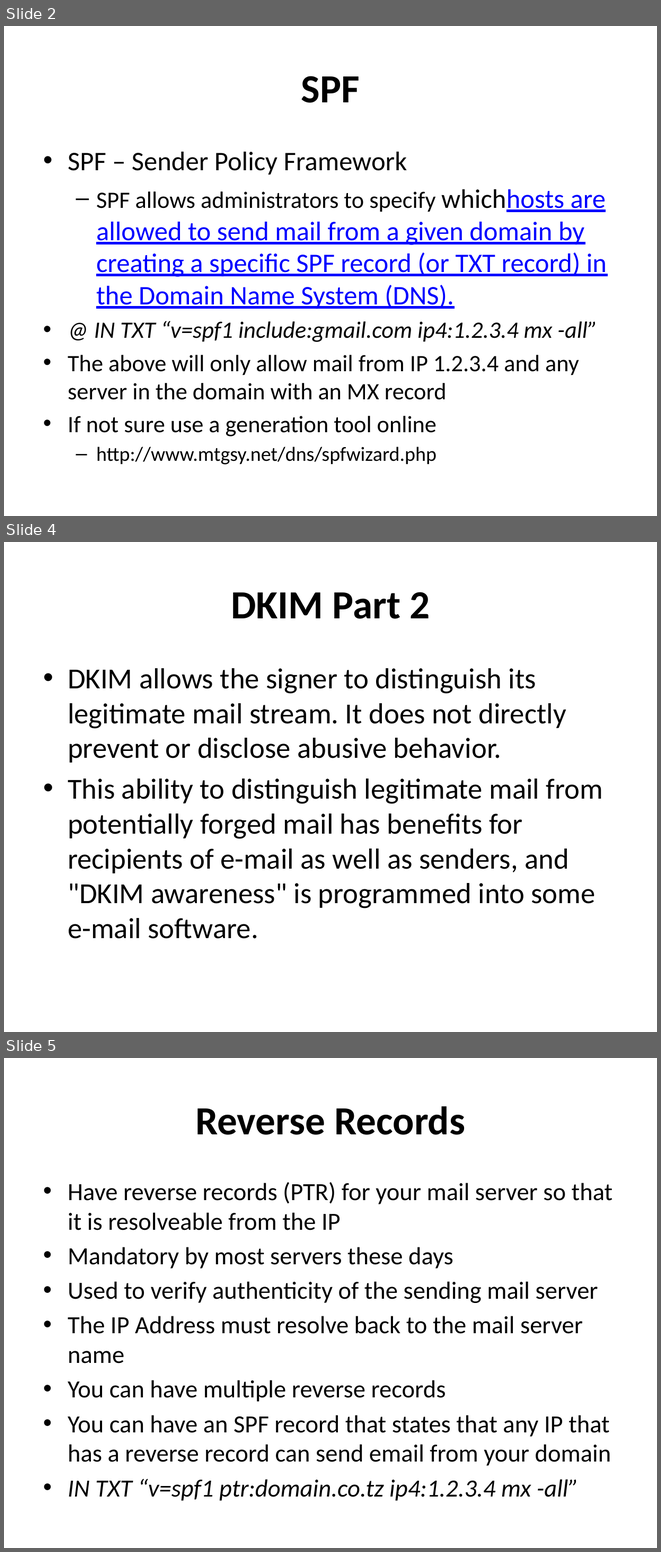
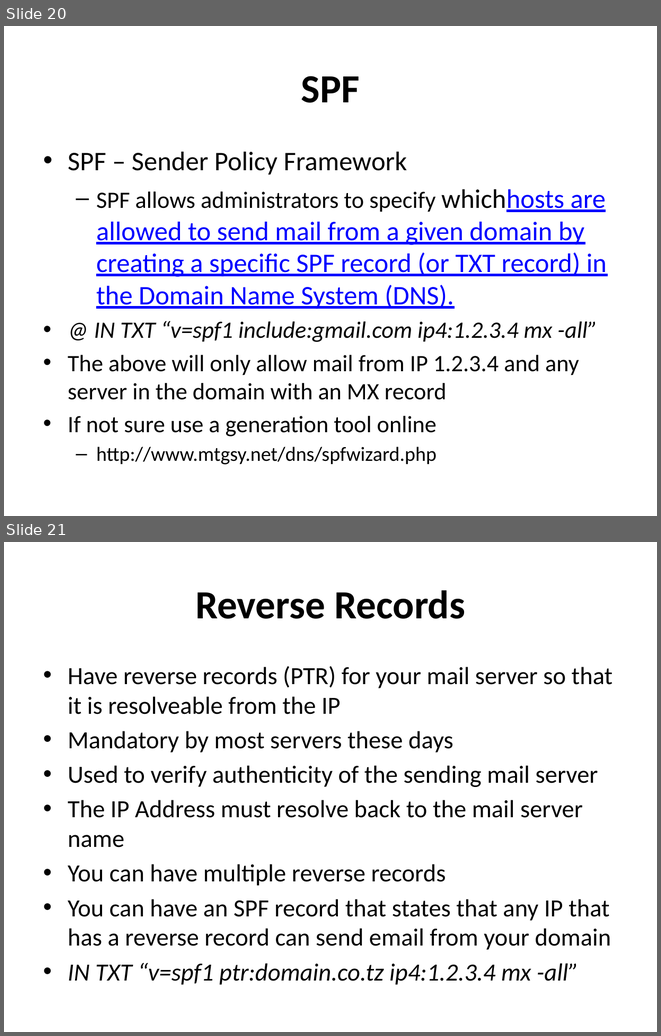
Before and after one commit to afnog/sse, a slide deck: postfix/postfix-mailgateway-debian.pptx. Shown one above the other, each under a label of ours: slides 2, 4 and 5 before the commit, slides 20 and 21 after it; the slides between them are not shown. The pictures are 661x1552 and 661x1036 pixels, drawn with LibreOffice and Linux fonts; fonts in the diff are those of the drawing. Boxes give left, top, right and bottom in pixels: in the first picture for what was removed or moved away, otherwise in the second. Text is boxed around its words. In the diff, an @@ line names an element or a change of style, - is before the commit and + after.

```diff
--- a/postfix/postfix-mailgateway-debian.pptx
+++ b/postfix/postfix-mailgateway-debian.pptx
@@ slide 4 removed at (x1=4, y1=542, x2=657, y2=1032), background #FFFFFF @@
@@ title removed at (x1=231, y1=592, x2=430, y2=619) @@
-DKIM Part 2
@@ text removed at (x1=68, y1=668, x2=603, y2=938) @@
-• DKIM allows the signer to distinguish its legitimate mail stream. It does not directly prevent or disclose abusive behavior.
-• This ability to distinguish legitimate mail from potentially forged mail has benefits for recipients of e-mail as well as senders, and "DKIM awareness" is programmed into some e-mail software.
@@ what was slide 2 is now slide 20 @@
@@ what was slide 5 is now slide 21 @@
```
Also in this commit, not shown: 10 slides changed, 8 slides added, 2 other slides removed.
